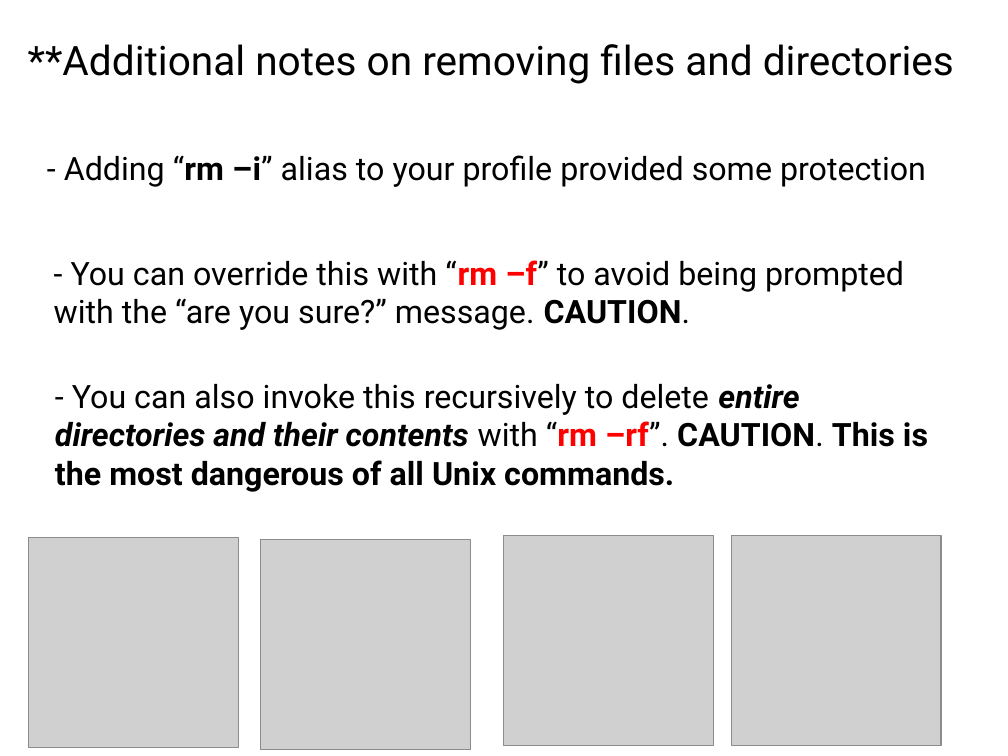
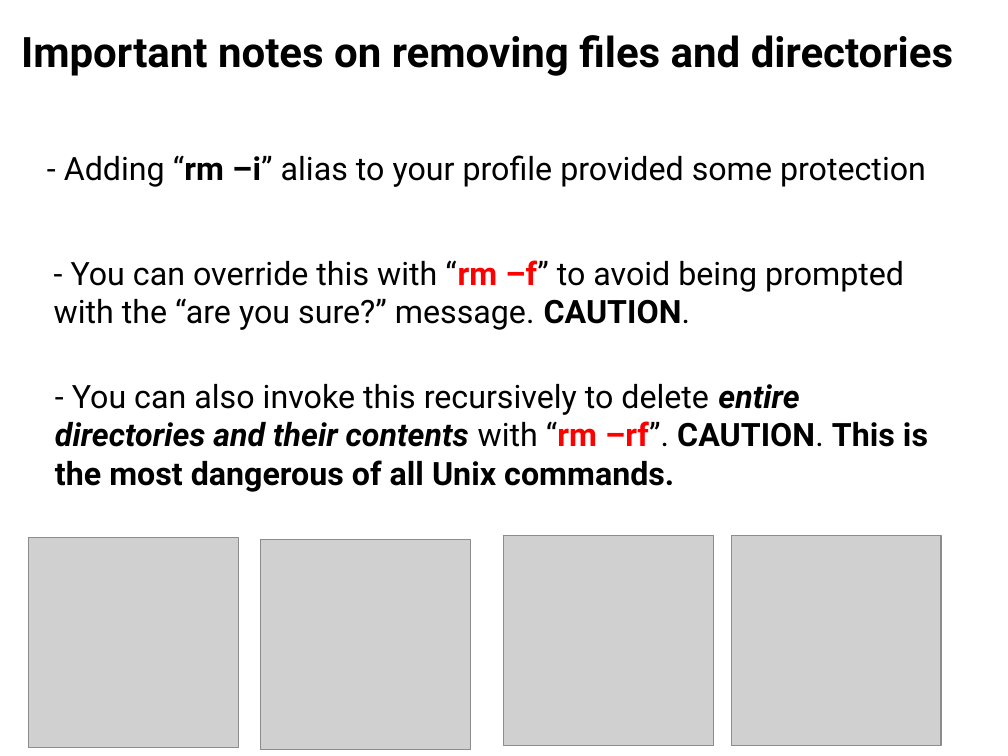
Before and after one commit to tparchman/F24_BIOL792, a slide deck: slide 4 of week3_unixIII/week3.pptx. Drawn at 1008x756 pixels with LibreOffice and Linux fonts; fonts in the diff are those of the drawing; grey boxes stand for pictures. Boxes give left, top, right and bottom in pixels: in the first picture for what was removed or moved away, otherwise in the second. Text is boxed around its words. In the diff, an @@ line names an element or a change of style, - is before the commit and + after.

```diff
--- a/week3_unixIII/week3.pptx
+++ b/week3_unixIII/week3.pptx
@@ text at <box>21,35,953,76</box>: text changed; size 29 to 30 pt; bold on @@
-**Additional notes on removing files and directories
+Important notes on removing files and directories
```
Also in this commit, not shown: 1 other slide changed, 2 other files.
